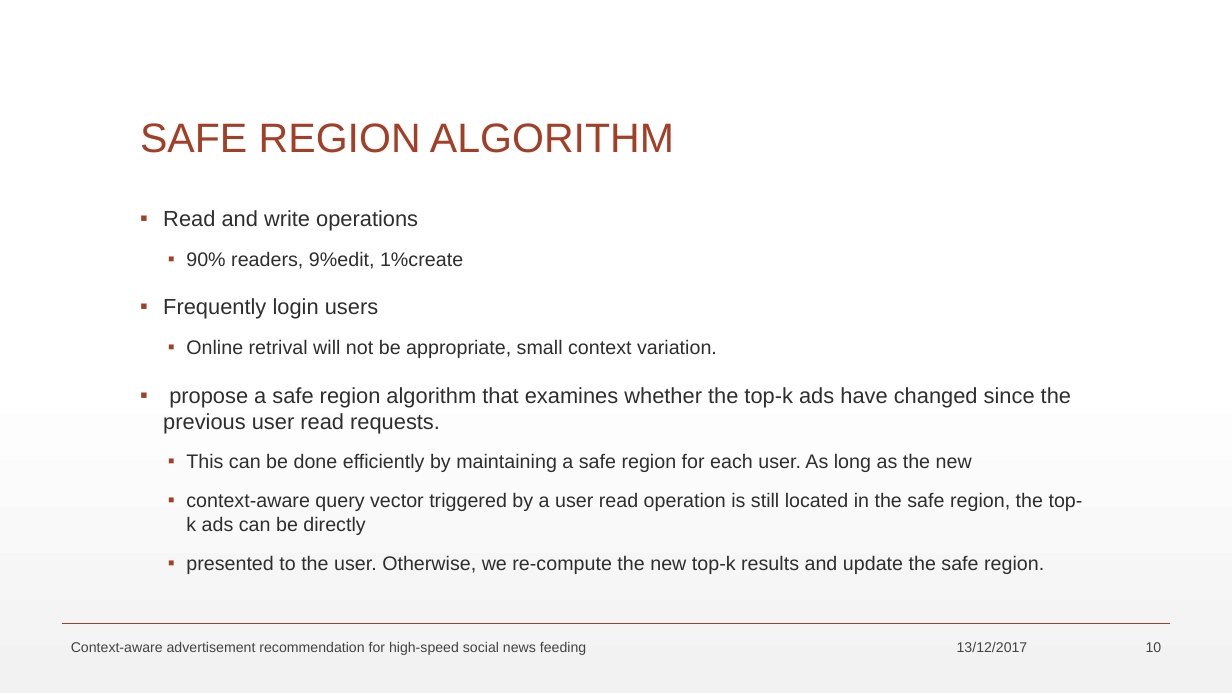
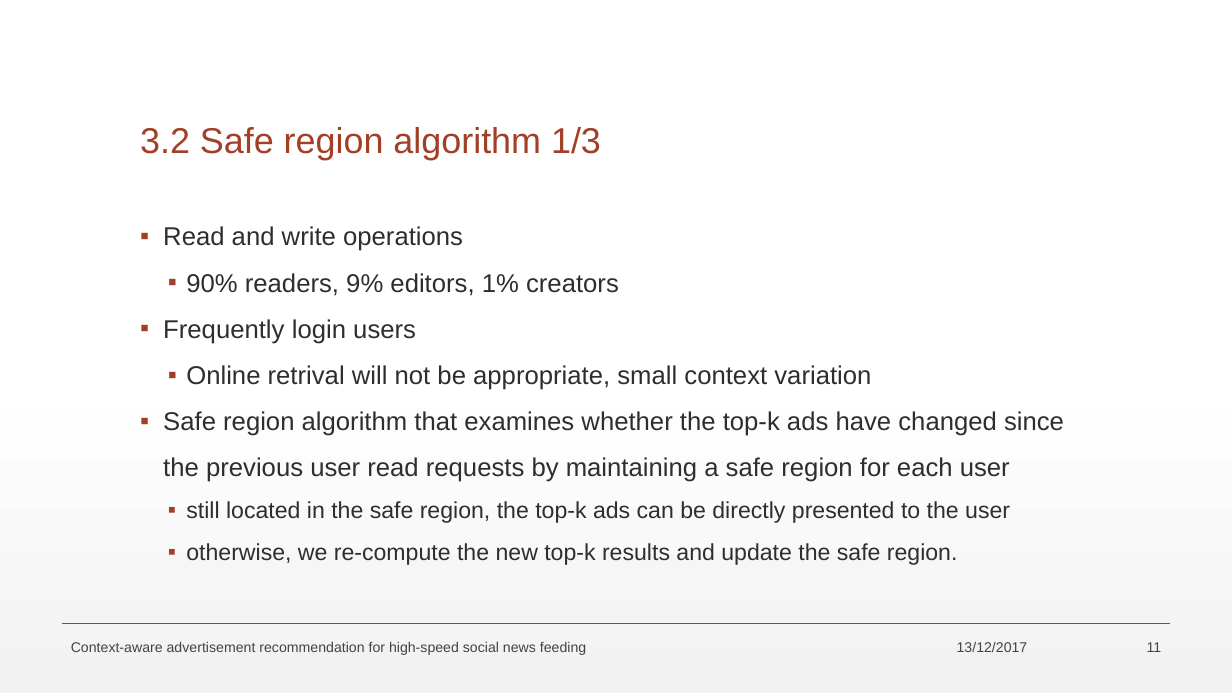
Before and after one commit to maltahan/Seminar, a slide deck: slide 11 of SeminarPresentation.pptx (slide 10 before the commit). Drawn at 1232x693 pixels with LibreOffice and Linux fonts; fonts in the diff are those of the drawing. Boxes give left, top, right and bottom in pixels: in the first picture for what was removed or moved away, otherwise in the second. Text is boxed around its words. In the diff, an @@ line names an element or a change of style, - is before the commit and + after.

```diff
--- a/SeminarPresentation.pptx
+++ b/SeminarPresentation.pptx
@@ title at (140,127,601,160): text changed; size 32 to 28 pt @@
-SAFE REGION ALGORITHM
+3.2 Safe region algorithm 1/3
@@ text at (163,226,463,344): size 17 to 20 pt in "Read and write operations", "Frequently login users"; line spacing 1 to 1.5; less space between paragraphs @@
@@ text at (186,273,619,296): text changed; size 15.3 to 20 pt @@
-  ▪ 90% readers, 9%edit, 1%create
+  ▪ 90% readers, 9% editors, 1% creators
@@ text at (163,365,1064,565): text changed; size 15.3 to 20 pt @@
-  ▪ Online retrival will not be appropriate, small context variation.
-▪ propose a safe region algorithm that examines whether the top-k ads have changed since the previous user read requests.
-  ▪ This can be done efficiently by maintaining a safe region for each user. As long as the new
-  ▪ context-aware query vector triggered by a user read operation is still located in the safe region, the top-k ads can be directly
-  ▪ presented to the user. Otherwise, we re-compute the new top-k results and update the safe region.
+  ▪ Online retrival will not be appropriate, small context variation
+▪ Safe region algorithm that examines whether the top-k ads have changed since the previous user read requests by maintaining a safe region for each user
+  ▪ still located in the safe region, the top-k ads can be directly presented to the user
+  ▪ otherwise, we re-compute the new top-k results and update the safe region.
@@ page number at (1147,642,1162,652): text changed @@
-10
+11
```
Also in this commit, not shown: 10 other slides changed, 3 slides added.
